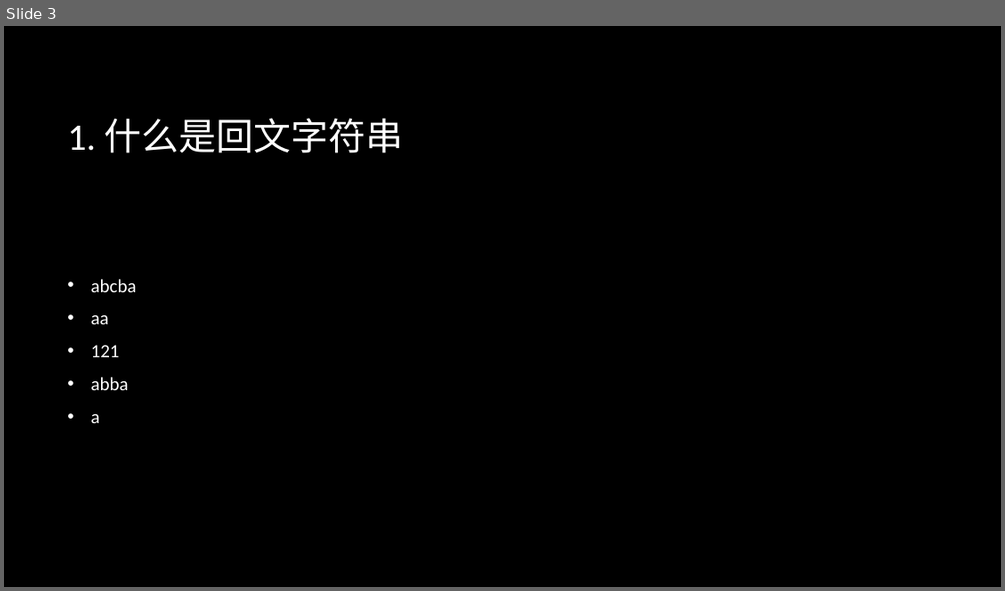
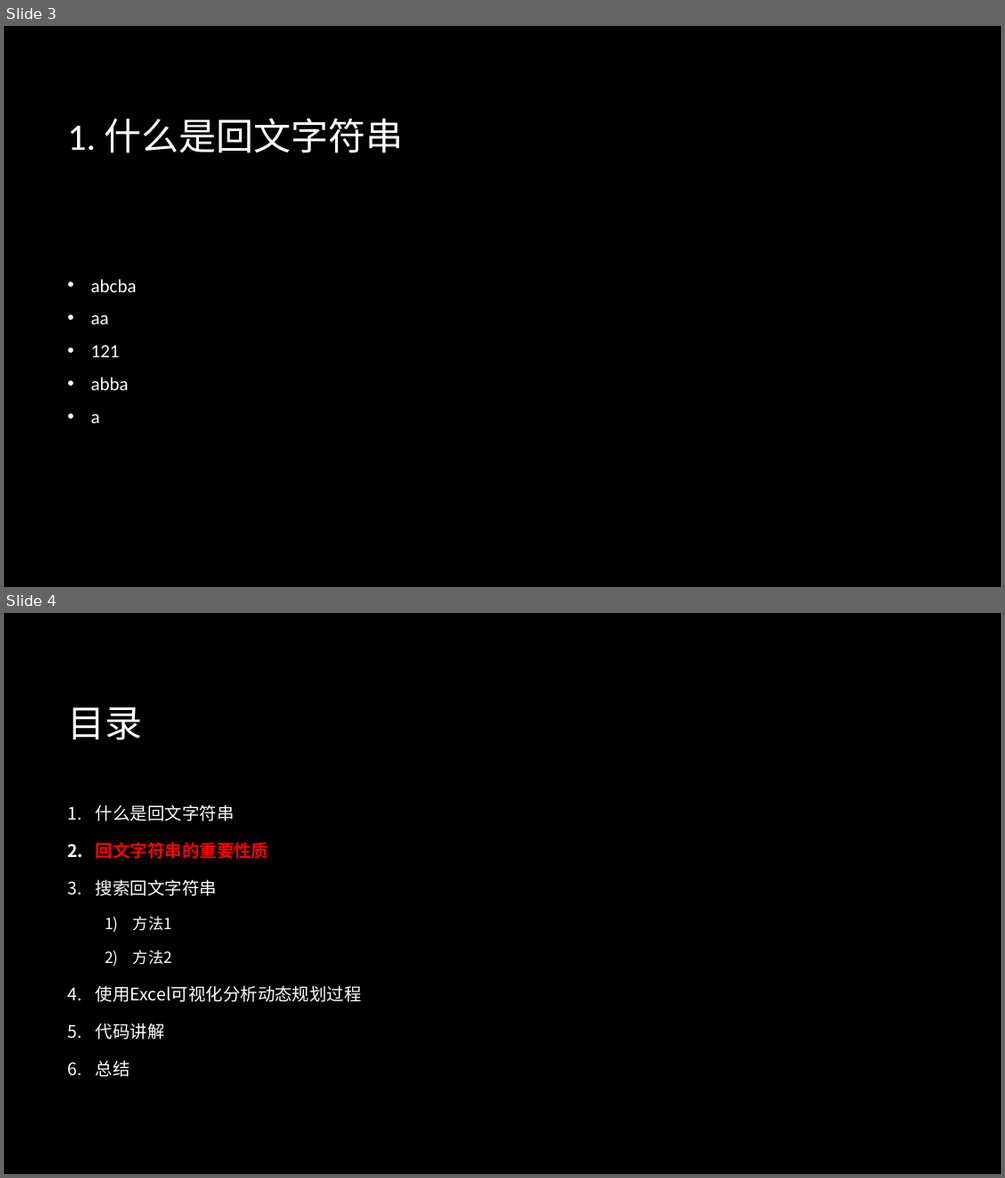
Before and after one commit to oneminute/leetcode, a slide deck: problems/longest-palindromic-substring/tutorial.pptx. Shown one above the other, each under a label of ours: slide 3 before the commit, slides 3 and 4 after it. The pictures are 1005x591 and 1005x1178 pixels, drawn with LibreOffice and Linux fonts; fonts in the diff are those of the drawing; background and template pictures are left out. Boxes give left, top, right and bottom in pixels: in the first picture for what was removed or moved away, otherwise in the second. Text is boxed around its words. In the diff, an @@ line names an element or a change of style, - is before the commit and + after.

```diff
--- a/problems/longest-palindromic-substring/tutorial.pptx
+++ b/problems/longest-palindromic-substring/tutorial.pptx
@@ slide 4 added at [4, 613, 1001, 1174], background picture (left out) @@
@@ title added at [67, 707, 142, 740], 36 pt, text #FFFFFF @@
+目录
@@ text added at [96, 804, 362, 1077], 16.6 pt, text #FFFFFF @@
+1. 什么是回文字符串
+2. 回文字符串的重要性质
+3. 搜索回文字符串
+  1) 方法1
+  2) 方法2
+4. 使用Excel可视化分析动态规划过程
+5. 代码讲解
+6. 总结
```
Also in this commit, not shown: 5 other files.
